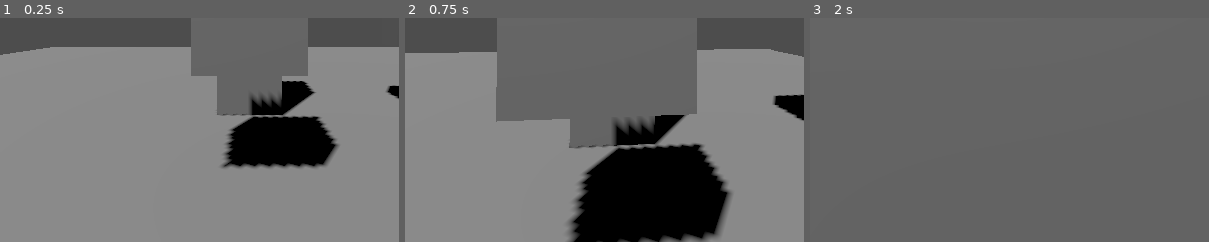
Above: before the commit, frames 1-3 (left to right).
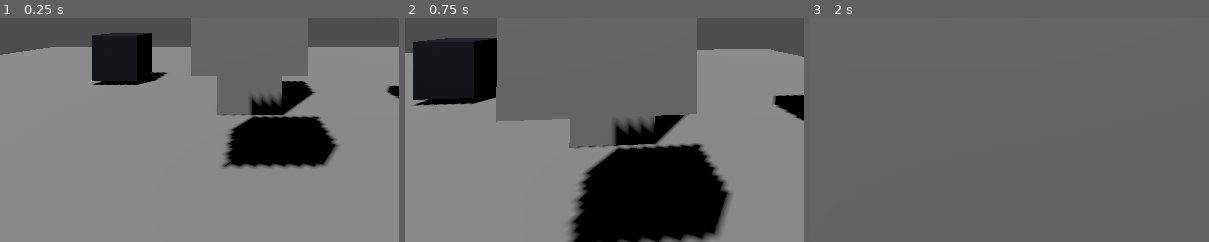
Above: after the commit, the same moments.

Repository: pandaalexlly/project-lumen
Game: Godot game, scene res://scenes/main/main.tscn
The game is run twice, just before and just after one commit, with the same random seed, the same clock (stepped at 60 frames per second) and the same inputs.
Inputs (mouse positions are % of the whole screen's width and height, from its top left):
- Up to frame 1 (0.25 s): no input
- Up to frame 2 (0.75 s): tap Enter at 0.5 s; move the mouse to (55, 50) at 0.52 s; hold W (move_forward) from 0.53 s (still down); hold E (interact) from 0.53 s (still down); click (55, 50) at 0.67 s
- Up to frame 3 (2 s): keep holding W (move_forward); tap Space at 1.25 s; move the mouse to (45, 50) at 1.27 s; release E (interact) at 1.28 s; tap E (interact) at 1.35 s
The pictures show only the part of the screen within x 19-69%, y 50-100%; the shares and areas given below are measured in that part.

The runs differ from the first frame. In frame 1, 3.5% of the frame differs, in the area x 23-43%, y 6-30%; in frame 2, 6.0%, in the area x 2-24%, y 8-40%; in frame 3, nothing differs.

Commit message:
feat: add quantum cube prototype

Diff:
--- a/scenes/main/main.tscn
+++ b/scenes/main/main.tscn
@@ -1,9 +1,10 @@
-[gd_scene load_steps=11 format=3]
+[gd_scene load_steps=12 format=3]
 
 [ext_resource type="PackedScene" path="res://scenes/player/player.tscn" id="1_player"]
 [ext_resource type="Script" path="res://tests/manual/interaction_test_object.gd" id="2_interaction_test"]
 [ext_resource type="Script" path="res://scripts/observation/observation_manager.gd" id="3_observation_manager"]
 [ext_resource type="Script" path="res://tests/manual/observation_test_object.gd" id="4_observation_test"]
+[ext_resource type="PackedScene" path="res://scenes/prototype/quantum_cube.tscn" id="5_quantum_cube"]
 
 [sub_resource type="BoxMesh" id="BoxMesh_floor"]
 size = Vector3(20, 0.2, 20)
@@ -78,3 +79,14 @@
 
 [node name="CollisionShape3D" type="CollisionShape3D" parent="ObservationOccluder"]
 shape = SubResource("BoxShape3D_occluder")
+
+[node name="QuantumCubePointA" type="Marker3D" parent="."]
+position = Vector3(-3, 0.7, -2)
+
+[node name="QuantumCubePointB" type="Marker3D" parent="."]
+position = Vector3(3, 0.7, -2)
+
+[node name="QuantumCube" parent="." instance=ExtResource("5_quantum_cube")]
+observation_manager_path = NodePath("../ObservationManager")
+point_a_path = NodePath("../QuantumCubePointA")
+point_b_path = NodePath("../QuantumCubePointB")
--- /dev/null
+++ b/scenes/prototype/quantum_cube.tscn
@@ -0,0 +1,76 @@
+[gd_scene load_steps=5 format=3]
+
+[ext_resource type="Script" path="res://scripts/observation/quantum_cube.gd" id="1_quantum_cube"]
+
+[sub_resource type="StandardMaterial3D" id="StandardMaterial3D_cube"]
+albedo_color = Color(0.08, 0.1, 0.14, 1)
+metallic = 0.3
+roughness = 0.7
+
+[sub_resource type="BoxMesh" id="BoxMesh_cube"]
+material = SubResource("StandardMaterial3D_cube")
+
+[sub_resource type="BoxShape3D" id="BoxShape3D_cube"]
+
+[node name="QuantumCube" type="Node3D"]
+script = ExtResource("1_quantum_cube")
+observation_anchor_path = NodePath("ObservationAnchor")
+
+[node name="ObservationAnchor" type="Marker3D" parent="."]
+
+[node name="BodyVisibilityProbes" type="Node3D" parent="."]
+
+[node name="Center" type="Marker3D" parent="BodyVisibilityProbes"]
+
+[node name="BottomBackLeft" type="Marker3D" parent="BodyVisibilityProbes"]
+position = Vector3(-0.52, -0.52, 0.52)
+
+[node name="BottomBackRight" type="Marker3D" parent="BodyVisibilityProbes"]
+position = Vector3(0.52, -0.52, 0.52)
+
+[node name="BottomFrontLeft" type="Marker3D" parent="BodyVisibilityProbes"]
+position = Vector3(-0.52, -0.52, -0.52)
+
+[node name="BottomFrontRight" type="Marker3D" parent="BodyVisibilityProbes"]
+position = Vector3(0.52, -0.52, -0.52)
+
+[node name="TopBackLeft" type="Marker3D" parent="BodyVisibilityProbes"]
+position = Vector3(-0.52, 0.52, 0.52)
+
+[node name="TopBackRight" type="Marker3D" parent="BodyVisibilityProbes"]
+position = Vector3(0.52, 0.52, 0.52)
+
+[node name="TopFrontLeft" type="Marker3D" parent="BodyVisibilityProbes"]
+position = Vector3(-0.52, 0.52, -0.52)
+
+[node name="TopFrontRight" type="Marker3D" parent="BodyVisibilityProbes"]
+position = Vector3(0.52, 0.52, -0.52)
+
+[node name="ShadowVisibilityProbes" type="Node3D" parent="."]
+
+[node name="Center" type="Marker3D" parent="ShadowVisibilityProbes"]
+position = Vector3(-0.2, -0.54, 0.35)
+
+[node name="BackLeft" type="Marker3D" parent="ShadowVisibilityProbes"]
+position = Vector3(-0.85, -0.54, 1)
+
+[node name="BackRight" type="Marker3D" parent="ShadowVisibilityProbes"]
+position = Vector3(0.45, -0.54, 1)
+
+[node name="FrontLeft" type="Marker3D" parent="ShadowVisibilityProbes"]
+position = Vector3(-0.85, -0.54, -0.3)
+
+[node name="FrontRight" type="Marker3D" parent="ShadowVisibilityProbes"]
+position = Vector3(0.45, -0.54, -0.3)
+
+[node name="MeshInstance3D" type="MeshInstance3D" parent="."]
+mesh = SubResource("BoxMesh_cube")
+
+[node name="StaticBody3D" type="StaticBody3D" parent="."]
+
+[node name="CollisionShape3D" type="CollisionShape3D" parent="StaticBody3D"]
+shape = SubResource("BoxShape3D_cube")
+
+[node name="MoveTimer" type="Timer" parent="."]
+wait_time = 0.8
+one_shot = true
--- a/scripts/observation/observable_object.gd
+++ b/scripts/observation/observable_object.gd
@@ -22,8 +22,12 @@
 	if not is_instance_valid(_observation_manager) or not is_instance_valid(_observation_anchor):
 		return
 
-	var is_observed := _observation_manager.is_directly_observed(self, _observation_anchor)
+	var is_observed := _evaluate_current_observation()
 	_apply_observation_state(is_observed)
+
+
+func _evaluate_current_observation() -> bool:
+	return _observation_manager.is_directly_observed(self, _observation_anchor)
 
 
 func _apply_observation_state(is_observed: bool) -> void:
--- a/scripts/observation/observation_manager.gd
+++ b/scripts/observation/observation_manager.gd
@@ -25,15 +25,42 @@
 	return _has_line_of_sight(target_root, anchor_position)
 
 
+func is_position_directly_visible(world_position: Vector3) -> bool:
+	if not is_instance_valid(primary_camera):
+		return false
+	if not primary_camera.is_position_in_frustum(world_position):
+		return false
+
+	return _raycast_to_position(world_position).is_empty()
+
+
+func is_position_directly_visible_with_margin(
+	world_position: Vector3,
+	viewport_margin: float = 0.1
+) -> bool:
+	if not is_instance_valid(primary_camera):
+		return false
+	if not _is_position_in_guarded_view(world_position, viewport_margin):
+		return false
+
+	return _raycast_to_position(world_position).is_empty()
+
+
+func is_target_position_directly_visible_with_margin(
+	target_root: Node,
+	world_position: Vector3,
+	viewport_margin: float = 0.1
+) -> bool:
+	if not is_instance_valid(primary_camera) or not is_instance_valid(target_root):
+		return false
+	if not _is_position_in_guarded_view(world_position, viewport_margin):
+		return false
+
+	return _has_line_of_sight(target_root, world_position)
+
+
 func _has_line_of_sight(target_root: Node, anchor_position: Vector3) -> bool:
-	var query := PhysicsRayQueryParameters3D.create(
-		primary_camera.global_position,
-		anchor_position
-	)
-	if is_instance_valid(_camera_collision_ancestor):
-		query.exclude = [_camera_collision_ancestor.get_rid()]
-
-	var result := primary_camera.get_world_3d().direct_space_state.intersect_ray(query)
+	var result := _raycast_to_position(anchor_position)
 	if result.is_empty():
 		return true
 
@@ -41,6 +68,32 @@
 	if collider == null:
 		return false
 	return collider == target_root or target_root.is_ancestor_of(collider)
+
+
+func _raycast_to_position(world_position: Vector3) -> Dictionary:
+	var query := PhysicsRayQueryParameters3D.create(
+		primary_camera.global_position,
+		world_position
+	)
+	if is_instance_valid(_camera_collision_ancestor):
+		query.exclude = [_camera_collision_ancestor.get_rid()]
+
+	return primary_camera.get_world_3d().direct_space_state.intersect_ray(query)
+
+
+func _is_position_in_guarded_view(world_position: Vector3, viewport_margin: float) -> bool:
+	if primary_camera.is_position_in_frustum(world_position):
+		return true
+	if primary_camera.is_position_behind(world_position):
+		return false
+
+	var viewport_rect := primary_camera.get_viewport().get_visible_rect()
+	var margin_size := viewport_rect.size * maxf(viewport_margin, 0.0)
+	var guarded_rect := Rect2(
+		viewport_rect.position - margin_size,
+		viewport_rect.size + margin_size * 2.0
+	)
+	return guarded_rect.has_point(primary_camera.unproject_position(world_position))
 
 
 func _find_camera_collision_ancestor() -> CollisionObject3D:
--- /dev/null
+++ b/scripts/observation/quantum_cube.gd
@@ -0,0 +1,159 @@
+class_name QuantumCube
+extends ObservableObject
+
+const DESTINATION_RECHECK_INTERVAL: float = 0.1
+
+enum CubePoint {
+	A,
+	B,
+}
+
+@export_node_path("Node3D") var point_a_path: NodePath
+@export_node_path("Node3D") var point_b_path: NodePath
+@export_enum("A", "B") var starting_point: int = CubePoint.A
+@export var unobserved_delay: float = 0.8
+@export var destination_hidden_grace: float = 0.2
+@export_range(0.0, 0.25, 0.01) var destination_viewport_margin: float = 0.1
+@export var debug_output: bool = true
+
+@onready var _point_a: Node3D = get_node_or_null(point_a_path) as Node3D
+@onready var _point_b: Node3D = get_node_or_null(point_b_path) as Node3D
+@onready var _body_visibility_probes: Node3D = $BodyVisibilityProbes
+@onready var _shadow_visibility_probes: Node3D = $ShadowVisibilityProbes
+@onready var _move_timer: Timer = $MoveTimer
+
+var _current_point: int = CubePoint.A
+var _moved_this_unobserved_period: bool = false
+var _destination_hidden_time: float = 0.0
+var _destination_grace_active: bool = false
+
+
+func _ready() -> void:
+	_move_timer.one_shot = true
+	_move_timer.timeout.connect(_on_move_timer_timeout)
+	_current_point = starting_point
+	_place_at_current_point()
+
+
+func _evaluate_current_observation() -> bool:
+	return (
+		_is_current_probe_group_visible(_body_visibility_probes)
+		or _is_current_probe_group_visible(_shadow_visibility_probes)
+	)
+
+
+func _on_observation_started() -> void:
+	if not _move_timer.is_stopped():
+		_move_timer.stop()
+		if debug_output:
+			print("QuantumCube: move cancelled")
+	_reset_destination_hidden_grace()
+	_moved_this_unobserved_period = false
+
+
+func _on_observation_ended() -> void:
+	if _moved_this_unobserved_period or not _has_valid_points():
+		return
+	_reset_destination_hidden_grace()
+	_move_timer.start(unobserved_delay)
+
+
+func _on_move_timer_timeout() -> void:
+	if currently_observed or _moved_this_unobserved_period:
+		return
+
+	var destination_point := _point_b if _current_point == CubePoint.A else _point_a
+	if not is_instance_valid(destination_point):
+		return
+	if not is_instance_valid(_observation_manager):
+		_reset_destination_hidden_grace()
+		_move_timer.start(DESTINATION_RECHECK_INTERVAL)
+		return
+	if _is_destination_envelope_unsafe(destination_point):
+		_reset_destination_hidden_grace()
+		_move_timer.start(DESTINATION_RECHECK_INTERVAL)
+		return
+
+	if destination_hidden_grace > 0.0:
+		if not _destination_grace_active:
+			_destination_grace_active = true
+			_destination_hidden_time = 0.0
+			_move_timer.start(DESTINATION_RECHECK_INTERVAL)
+			return
+		_destination_hidden_time += DESTINATION_RECHECK_INTERVAL
+		if _destination_hidden_time < destination_hidden_grace:
+			_move_timer.start(DESTINATION_RECHECK_INTERVAL)
+			return
+
+	var previous_point := _current_point
+	_current_point = CubePoint.B if _current_point == CubePoint.A else CubePoint.A
+	if not _place_at_current_point():
+		_current_point = previous_point
+		return
+
+	_moved_this_unobserved_period = true
+	if debug_output:
+		print(
+			"QuantumCube: %s -> %s"
+			% [_point_name(previous_point), _point_name(_current_point)]
+		)
+
+
+func _place_at_current_point() -> bool:
+	var target_point := _point_a if _current_point == CubePoint.A else _point_b
+	if not is_instance_valid(target_point):
+		return false
+	global_transform = target_point.global_transform
+	return true
+
+
+func _is_destination_envelope_unsafe(destination_point: Node3D) -> bool:
+	return (
+		_is_destination_probe_group_visible(_body_visibility_probes, destination_point)
+		or _is_destination_probe_group_visible(_shadow_visibility_probes, destination_point)
+	)
+
+
+func _is_current_probe_group_visible(probe_group: Node3D) -> bool:
+	for child in probe_group.get_children():
+		var probe := child as Node3D
+		if probe == null:
+			continue
+		if _observation_manager.is_target_position_directly_visible_with_margin(
+			self,
+			probe.global_position,
+			destination_viewport_margin
+		):
+			return true
+	return false
+
+
+func _is_destination_probe_group_visible(
+	probe_group: Node3D,
+	destination_point: Node3D
+) -> bool:
+	for child in probe_group.get_children():
+		var probe := child as Node3D
+		if probe == null:
+			continue
+		var local_probe_position := to_local(probe.global_position)
+		var candidate_world_position := destination_point.global_transform * local_probe_position
+		if _observation_manager.is_position_directly_visible_with_margin(
+			candidate_world_position,
+			destination_viewport_margin
+		):
+			return true
+	return false
+
+
+func _reset_destination_hidden_grace() -> void:
+	_destination_hidden_time = 0.0
+	_destination_grace_active = false
+
+
+func _has_valid_points() -> bool:
+	return is_instance_valid(_point_a) and is_instance_valid(_point_b)
+
+
+func _point_name(point: int) -> String:
+	return "A" if point == CubePoint.A else "B"
Not shown, added: scripts/observation/quantum_cube.gd.uid
Not shown, changed: docs/ARCHITECTURE.md
